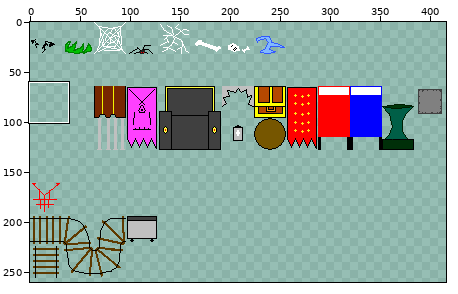
A sprite sheet gets an edit: GM Proj/background/images/bg_aesthetics.png. The picture above shows the old version from afar; the outline marks the close-up.
Close-up. The starting point:
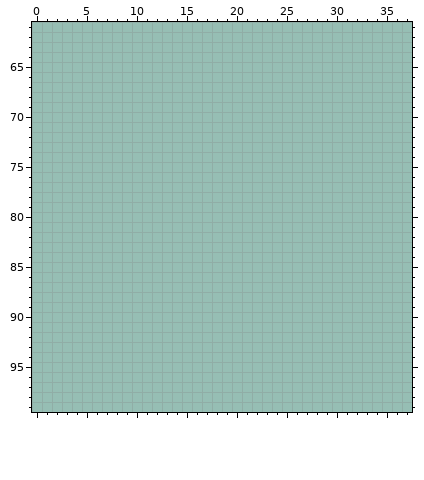
The file is 512x512 pixels. Pixels under 10% opacity are left out. Colours within 5 levels of each other are drawn and written as one. Shown: x 0..37, y 61..99. The wide view leaves out empty margins.
After the commit:
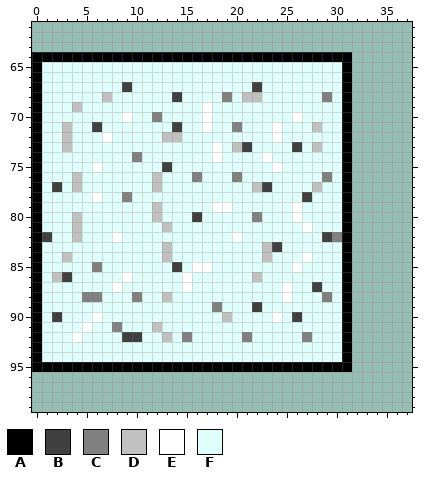
Palette (. is transparent): A #000000  B #404040  C #808080  D #c0c0c0  E #ffffff  F #dffffd
Commit: Level 10 -- Room succession added
From old to new:
@@ x 0..37 @@
  63 ......................................
- 64 ......................................
- 65 ......................................
- 66 ......................................
- 67 ......................................
- 68 ......................................
- 69 ......................................
- 70 ......................................
- 71 ......................................
- 72 ......................................
- 73 ......................................
- 74 ......................................
- 75 ......................................
- 76 ......................................
- 77 ......................................
- 78 ......................................
- 79 ......................................
- 80 ......................................
- 81 ......................................
- 82 ......................................
- 83 ......................................
- 84 ......................................
- 85 ......................................
- 86 ......................................
- 87 ......................................
- 88 ......................................
- 89 ......................................
- 90 ......................................
- 91 ......................................
- 92 ......................................
- 93 ......................................
- 94 ......................................
- 95 ......................................
+ 64 AAAAAAAAAAAAAAAAAAAAAAAAAAAAAAAA......
+ 65 AFFFFFFFFFFFFFFFFFFFFFFFFFFFFFFA......
+ 66 AFFFFFFFFFFFFFFFFFFFFFFFFFFFFFFA......
+ 67 AFFFFFFFFBFFFFFFFFFFFFBFFFFFFFFA......
+ 68 AFFFFFFDFFFFFFBFFFFCFDDFFFFFFCFA......
+ 69 AFFFDFFFFFFFFFFFFEFFFFFFFFFFFFFA......
+ 70 AFFFFFFFFEFFCFFFFEFFFFFFFFEFFFFA......
+ 71 AFFDFFBFFFFFFFBFFEFFCFFFEFFFDFFA......
+ 72 AFFDFFFEFFFFFDDFFFFFFFFFEFFFFFFA......
+ 73 AFFDFFFFFFFFFFFFFFEFDBFFFFBFDFFA......
+ 74 AFFFFFFFFFCFFFFFFFEFFFFEFFFFFFFA......
+ 75 AFFFFFEFFFFFFBFFFFFFFFFFEFFFFFFA......
+ 76 AFFFDFFFFFFFDFFFCFFFCFFFFFFFFCFA......
+ 77 AFBFDFFFFFFFDFFFFFFFFFDBFFFFDFFA......
+ 78 AFFFFFEFFCFFFFFFFFFFFFFFFFFBFFFA......
+ 79 AFFFFFFFFFFFDFFFFFEEFFFFFFEFFFFA......
+ 80 AFFFDFFFFFFFDFFFBFFFFFCFFFEFFFFA......
+ 81 AFFFDFFFFFFFFDFFFFFFFFFFFFFEFFFA......
+ 82 ABFFDFFFEFFFFFFFFFFFEFFFFFFFFBCA......
+ 83 AFFFFFFFFFFFFDFFFFFFFFFDBFFFFFFA......
+ 84 AFFDFFFFFFFFFDFFFFFFFFFDFFFEFFFA......
+ 85 AFFFFFCFFFFFFFBFEEFFFFFFFFEFFFFA......
+ 86 AFDBFFFFFEFFFFFEFFFFFFDFFFFFFFFA......
+ 87 AFFFFFFFEFFFFFFEFFFFFFFFFEFFBFFA......
+ 88 AFFFFCCFFFCFFDFFFFFFFFFFFEFFFCFA......
+ 89 AFFFFFFFFFFFFFFFFFCFFFBFFFFFFFFA......
+ 90 AFBFFFEFFFFFFFFFFFFDFFFFEFBFFFFA......
+ 91 AFFFFEFFCFFFDFFFFFFFFFFFFFFFFFFA......
+ 92 AFFFEFFFFBBFFDFCFFFFFCFFFFFCFFFA......
+ 93 AFFFFFFFFFFFFFFFFFFFFFFFFFFFFFFA......
+ 94 AFFFFFFFFFFFFFFFFFFFFFFFFFFFFFFA......
+ 95 AAAAAAAAAAAAAAAAAAAAAAAAAAAAAAAA......
  96 ......................................
Where, in picture pixels (left, top, right, bottom), the same in both close-ups:
added: (32, 52, 352, 372)
